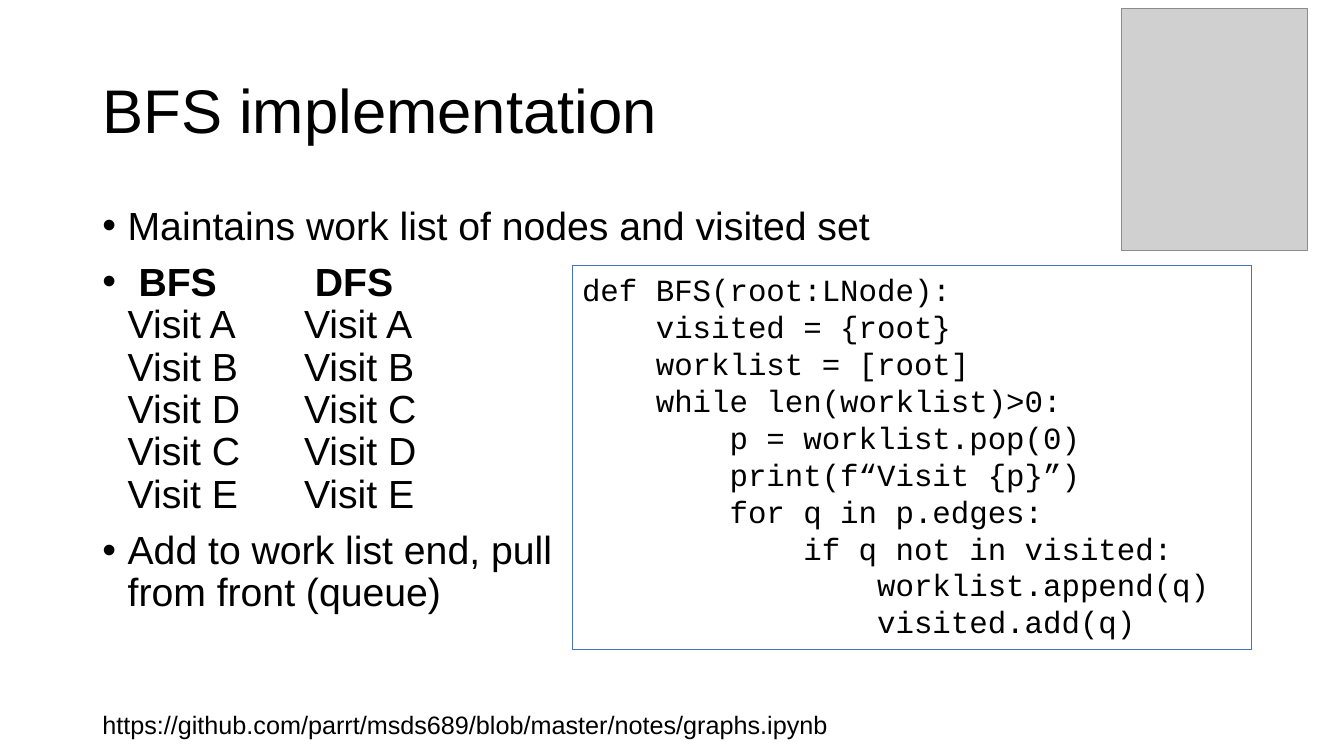
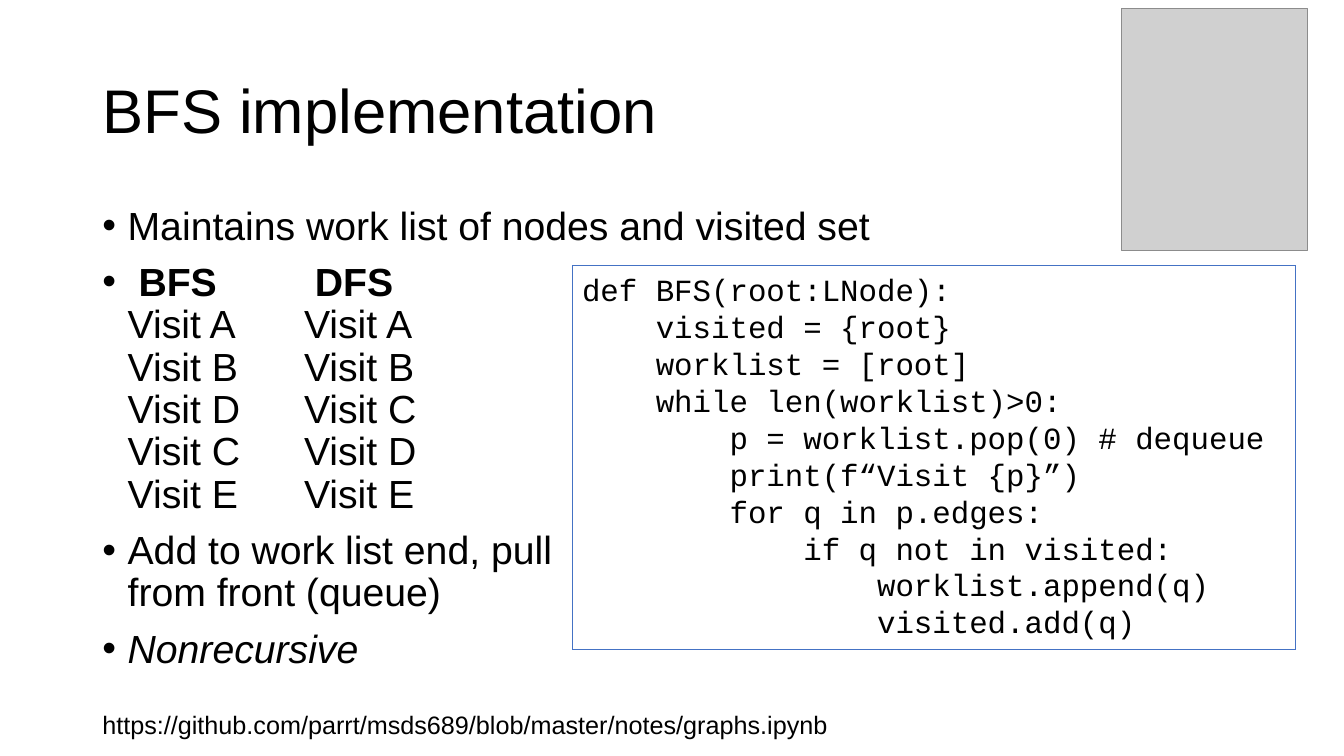
Before and after one commit to parrt/msds689, a slide deck: slide 17 of notes/graphs.pptx. Drawn at 1344x756 pixels with LibreOffice and Linux fonts; fonts in the diff are those of the drawing; grey boxes stand for pictures; background and template pictures are left out. Boxes give left, top, right and bottom in pixels: in the first picture for what was removed or moved away, otherwise in the second. Text is boxed around its words. In the diff, an @@ line names an element or a change of style, - is before the commit and + after.

```diff
--- a/notes/graphs.pptx
+++ b/notes/graphs.pptx
@@ rectangle "def BFS(root:LNode):": place and size @@
-rectangle "def BFS(root:LNode):" at (573,266,1252,649)
+rectangle "def BFS(root:LNode):" at (573,266,1296,649)
@@ text in rectangle at (730,427,1264,456): text changed @@
-p = worklist.pop(0)
+p = worklist.pop(0) # dequeue
@@ text at (128,634,359,664): paragraph added @@
+• Nonrecursive
```
Also in this commit, not shown: 10 other slides changed, 2 other files.
